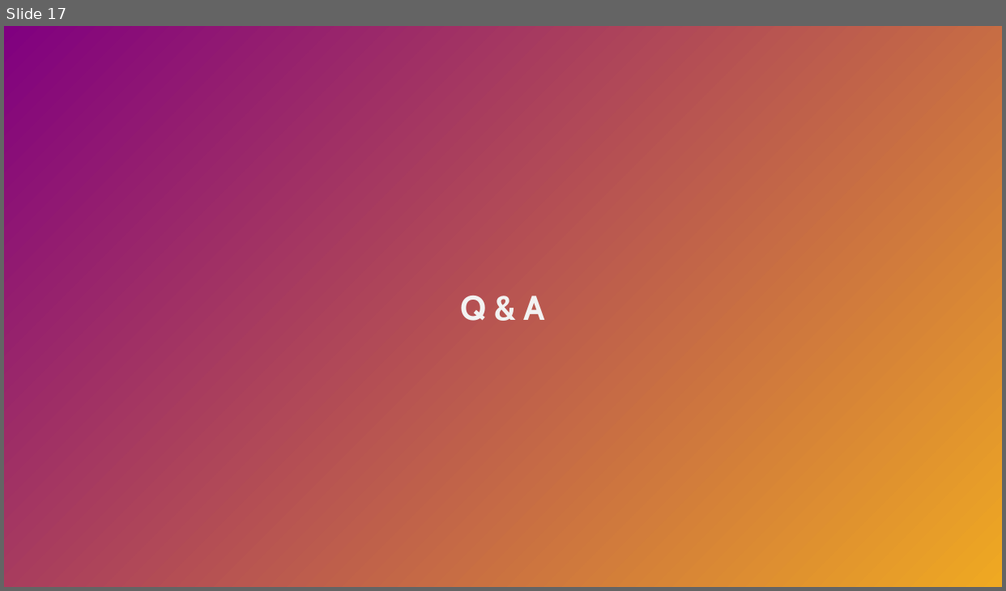
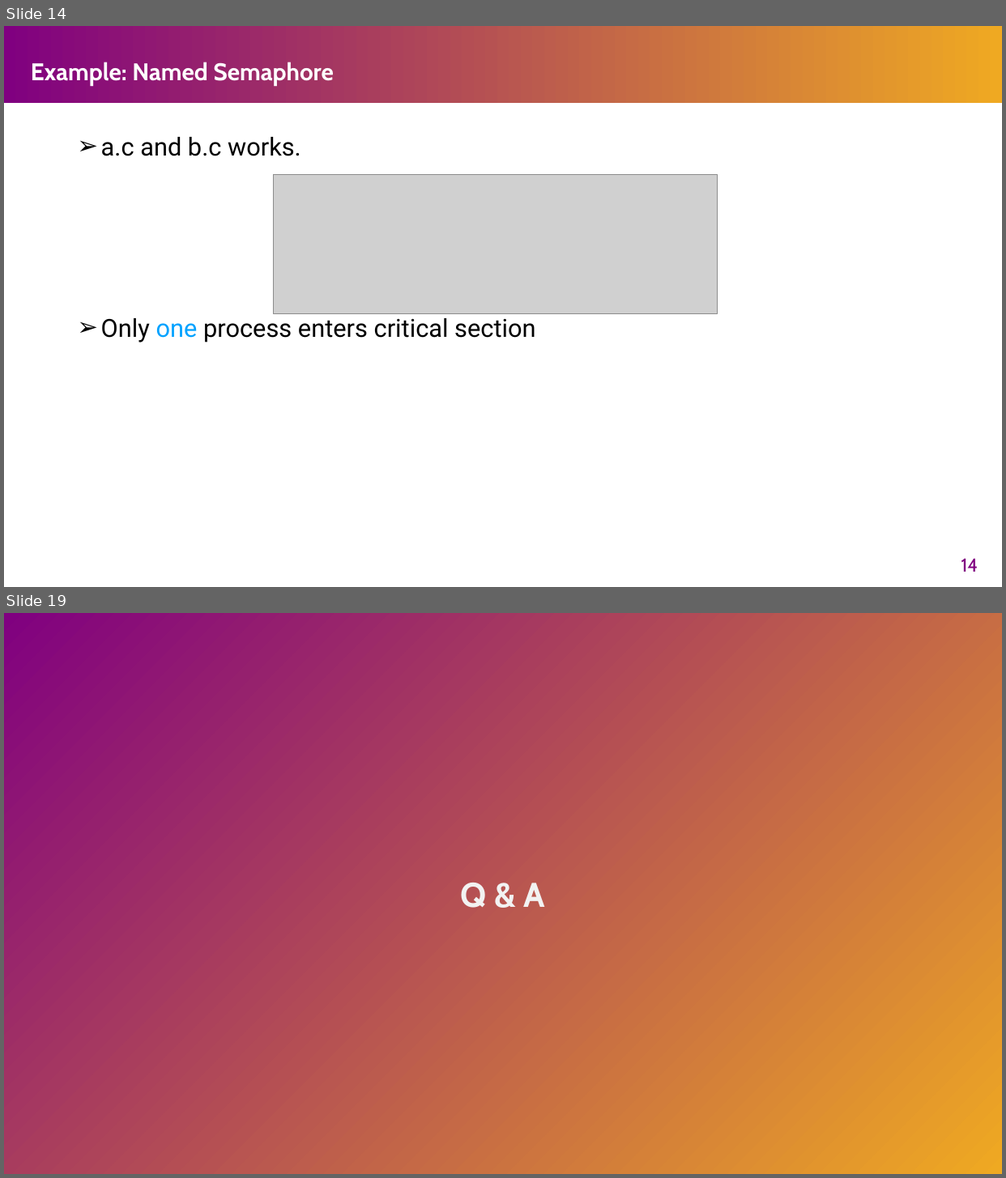
Before and after one commit to henryhxu/CSCI3150, a slide deck: tutorial/T06/tut06.pptx. Shown one above the other, each under a label of ours: slide 17 before the commit, slides 14 and 19 after it; the slides between them are not shown. The pictures are 1006x591 and 1006x1178 pixels, drawn with LibreOffice and Linux fonts; fonts in the diff are those of the drawing; grey boxes stand for pictures. Boxes give left, top, right and bottom in pixels: in the first picture for what was removed or moved away, otherwise in the second. Text is boxed around its words. In the diff, an @@ line names an element or a change of style, - is before the commit and + after.

```diff
--- a/tutorial/T06/tut06.pptx
+++ b/tutorial/T06/tut06.pptx
@@ slide 14 added at bbox=[4, 26, 1002, 587], background #FFFFFF @@
@@ rectangle added at bbox=[4, 26, 1002, 103], fill gradient #800080 to #EFA922 @@
@@ title added at bbox=[31, 62, 334, 85], 40 pt, text #FFFFFF, bold @@
+Example: Named Semaphore
@@ text added at bbox=[101, 137, 535, 343], 24 pt, text #000000 @@
+➢ a.c and b.c works.
+➢ Only one process enters critical section
@@ picture added at bbox=[274, 174, 718, 314] @@
@@ page number added at bbox=[961, 559, 978, 572], 18 pt, text #800080 @@
+14
@@ what was slide 17 is now slide 19 @@
```
Also in this commit, not shown: 13 slides changed, 1 other slide added, 2 other files.
